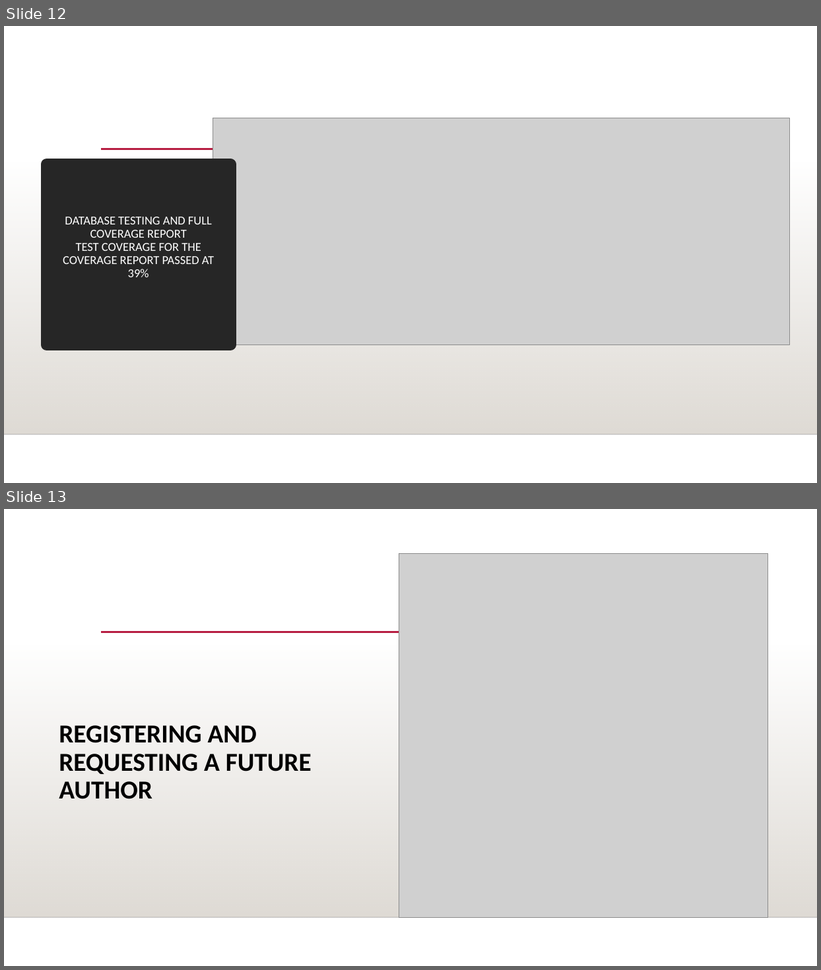
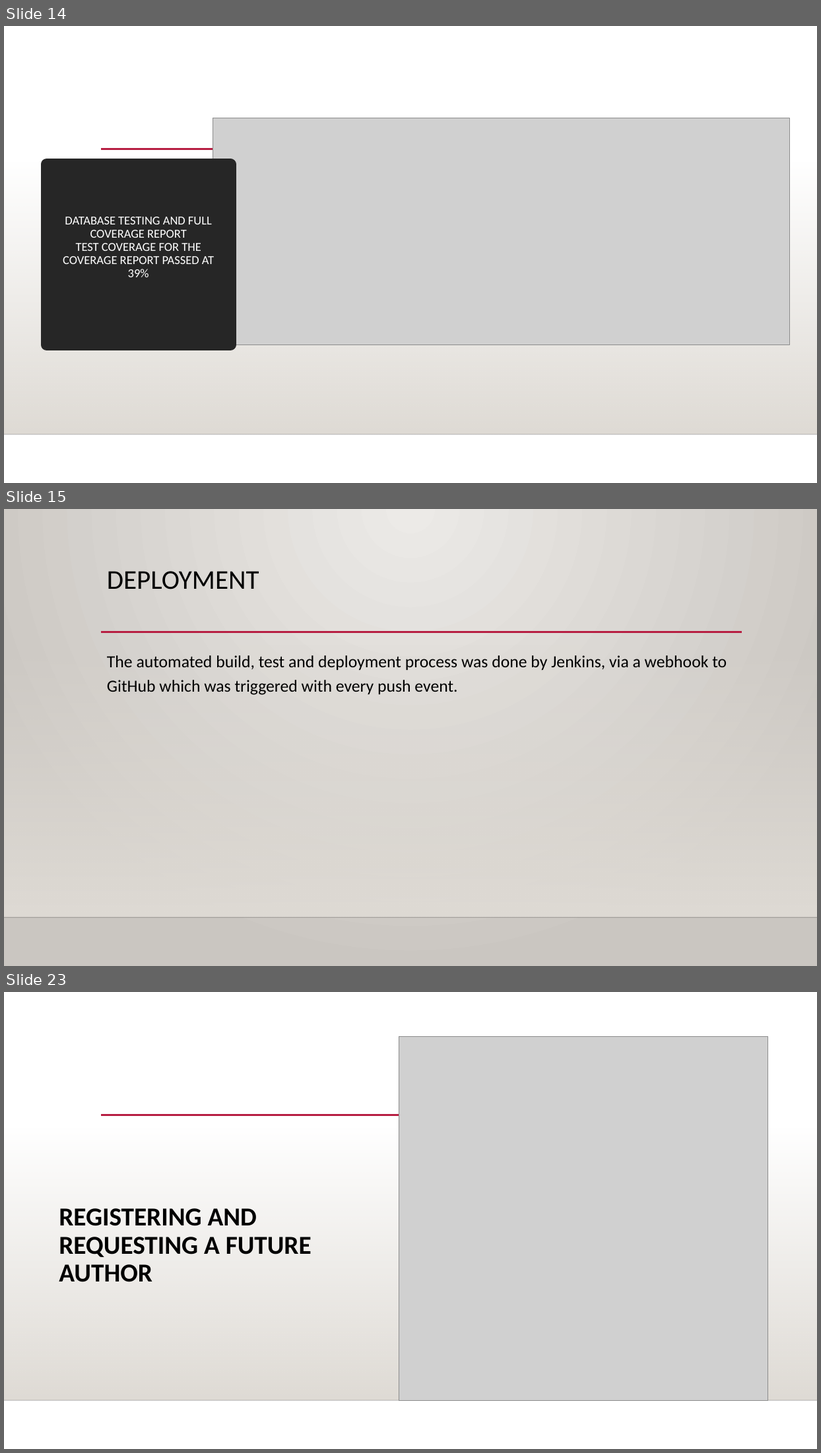
Before and after one commit to Shana12345/ChristianWeb, a slide deck: OOP Based Application.pptx. Shown one above the other, each under a label of ours: slides 12 and 13 before the commit, slides 14, 15 and 23 after it; the slides between them are not shown. The pictures are 821x970 and 821x1453 pixels, drawn with LibreOffice and Linux fonts; fonts in the diff are those of the drawing; grey boxes stand for pictures; background and template pictures are left out. Boxes give left, top, right and bottom in pixels: in the first picture for what was removed or moved away, otherwise in the second. Text is boxed around its words. In the diff, an @@ line names an element or a change of style, - is before the commit and + after.

```diff
--- a/OOP Based Application.pptx
+++ b/OOP Based Application.pptx
@@ slide 15 added at [4, 509, 817, 966], background gradient #ECEAE7 to #CAC7C1; not listed: 3 template elements that a slide beside it also shows @@
@@ title added at [107, 571, 259, 590], 32 pt, text #000000 @@
+DEPLOYMENT
@@ text added at [107, 656, 727, 695], 20 pt, text #000000 @@
+The automated build, test and deployment process was done by Jenkins, via a webhook to GitHub which was triggered with every push event.
@@ what was slide 12 is now slide 14 @@
@@ what was slide 13 is now slide 23 @@
```
Also in this commit, not shown: 3 slides changed, 12 other slides added.
